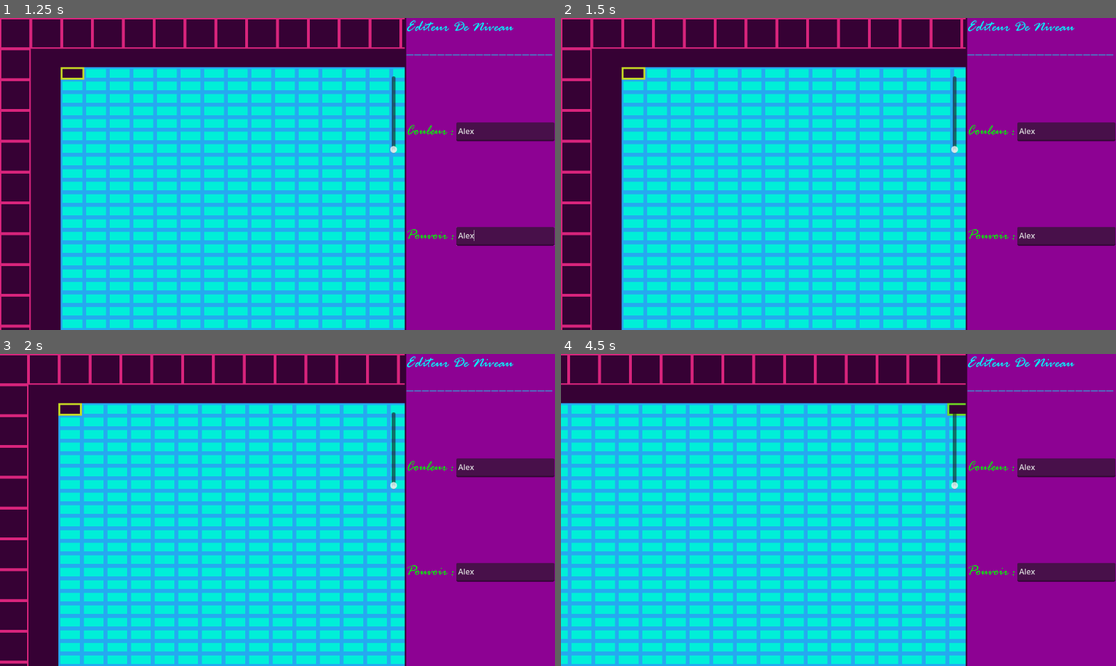
Above: before the commit, frames 1-4 (two rows, left to right).
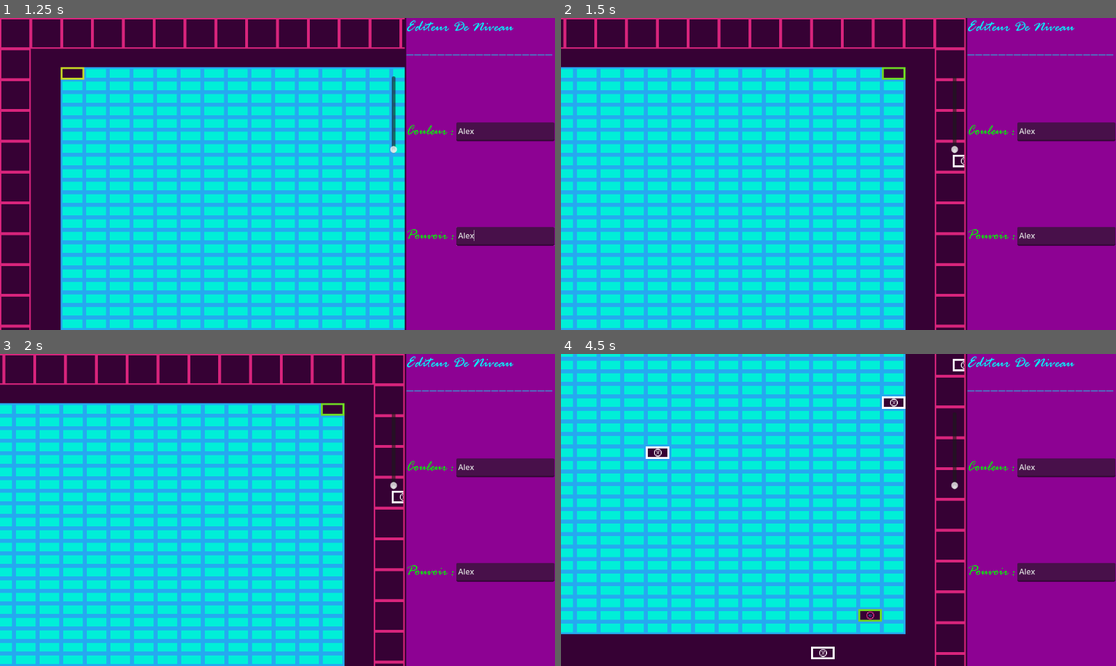
Above: after the commit, the same moments.

Repository: KevinCastel/PinkyBall-mobile
Game: Godot game, scene res://datas/scene/LevelEditor/level_editor_ui.tscn
The game is run twice, just before and just after one commit, with the same random seed, the same clock (stepped at 60 frames per second) and the same inputs. This scene is started directly instead of the project's main scene.
Inputs (mouse positions are in pixels of both pictures, inside the frame that each line leads up to):
- Up to frame 1 (1.25 s): click (505, 130) at 0.52 s; type "Alex" at 0.6 s; click (505, 236) at 0.75 s; type "Alex" at 0.83 s
- Up to frame 2 (1.5 s): tap Enter at 1.25 s; move the mouse to (960, 158) at 1.27 s; hold Right (lvl_editor_right) from 1.28 s (still down); hold Right mouse button (right_click) from 1.28 s (still down); click (960, 158) at 1.35 s
- Up to frame 3 (2 s): keep holding Right (lvl_editor_right); keep holding Right mouse button (right_click)
- Up to frame 4 (4.5 s): move the mouse to (727, 525) at 2.02 s; release Right (lvl_editor_right) at 2.03 s; release Right mouse button (right_click) at 2.03 s; hold S (lvl_editor_down) 2.03-2.78 s; right-click (727, 525) at 2.1 s; click (727, 525) at 2.3 s; move the mouse to (894, 441) at 2.77 s; hold Right (lvl_editor_right) 2.78-3.53 s; hold Right mouse button (right_click) 2.78-3.53 s; click (894, 441) at 2.85 s; move the mouse to (810, 572) at 3.52 s; hold Z (lvl_editor_up) 3.53-4.28 s; right-click (810, 572) at 3.6 s; click (810, 572) at 3.8 s; move the mouse to (1005, 556) at 4.27 s; hold Left (lvl_editor_left) from 4.28 s (still down); hold O (zoom_in) from 4.28 s (still down)

Frame 1 is identical in both runs. In frame 2, 22% of the frame differs, in the area x 0-73%, y 0-100%; in frame 3, 27%; in frame 4, 57%.

Commit message:
Ajout du script pour l'éditeur de niveau

Diff:
--- a/datas/scripts/level_editor/level_editor.gd
+++ b/datas/scripts/level_editor/level_editor.gd
@@ -55,6 +55,8 @@
 @onready var _tile_map = self.get_node("TileMapWall")
 @onready  var _cam = self.get_node("Camera2D")
 
+signal ZoomKeyBoardShortCut
+
 
 var _speed_horizontal = 0.00
 var _speed_vertical = 0.00
@@ -73,12 +75,16 @@
 const CAM_MAXIMUM_ZOOM = 2
 
 
+@onready var _lvlEditor = self.find_parent("LevelEditorUi")
+
+
 func _ready():
 	self.set_camera_limits()
 
 
 func _process(delta):
-	self.check_input()
+	if not self._lvlEditor.get_textedit_focus():
+		self.check_input()
 
 	if self._speed_horizontal > 0:
 		if self._cam.zoom.x > 0:
@@ -131,6 +137,7 @@
 
 	if zoom != self._cam.zoom.y:
 		self._cam.zoom.y = zoom
+		emit_signal("ZoomKeyBoardShortCut", self._zoom_speed)
 
 
 
@@ -148,6 +155,22 @@
 
 
 func _input(InputEvent):
+	var mouse_global_pos_2D_world = self.get_local_mouse_position()+Vector2(0,32)
+	var tilemap_brick = self.get_node("TileMapBricks")
+
+	var ground_layer = 0
+
 	if Input.is_action_just_pressed("left_click"):
-		var mouse_global_pos_2D_world = get_viewport().get_mouse_position()
-		var tilemap_click_global_pos_2D_world = self.get_node("TileMapBricks").local_to_map(mouse_global_pos_2D_world)
+		var tilemap_click_global_pos_2D_world = tilemap_brick.local_to_map(mouse_global_pos_2D_world)
+		var source_id : int = 0
+
+		var atlas_coord : Vector2i = Vector2i(2,1)
+
+		tilemap_brick.set_cell(0, tilemap_click_global_pos_2D_world, source_id, atlas_coord)
+
+	elif Input.is_action_pressed("right_click"):
+		self._cam.global_position = mouse_global_pos_2D_world
+	elif Input.is_action_just_pressed("return_textedit"):
+		if self._lvlEditor.get_textedit_focus():
+			var obj = self._lvlEditor.get_textedit_has_focus()
+			obj.release_focus()
